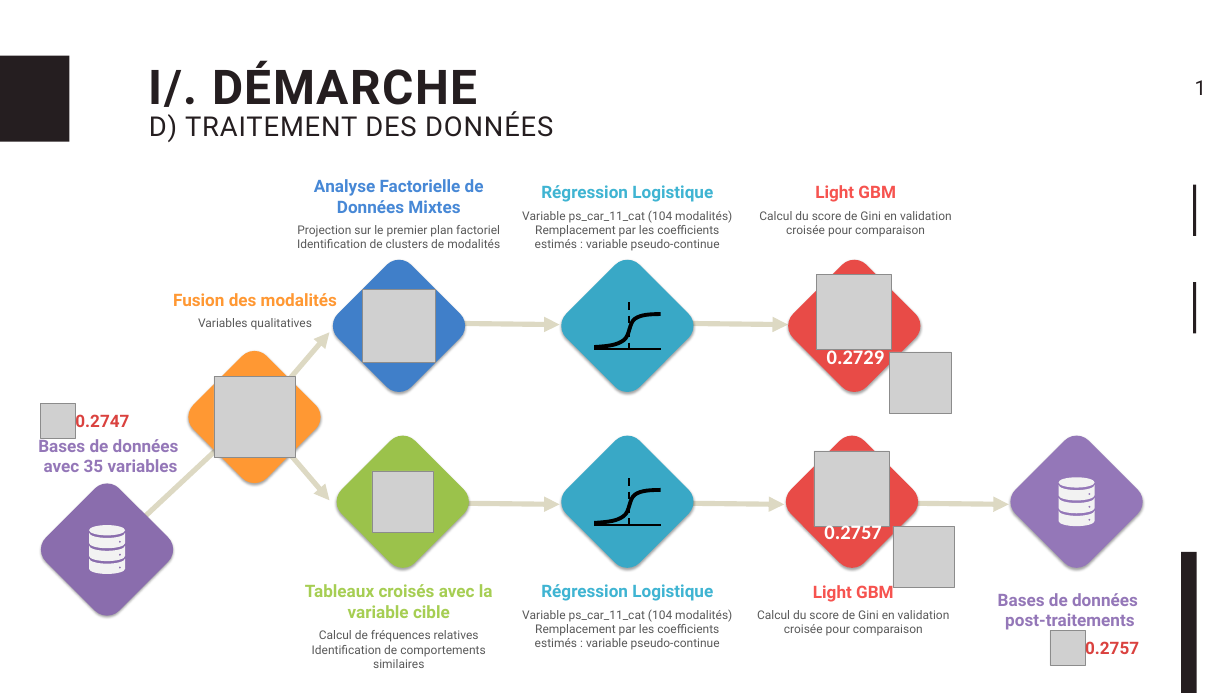
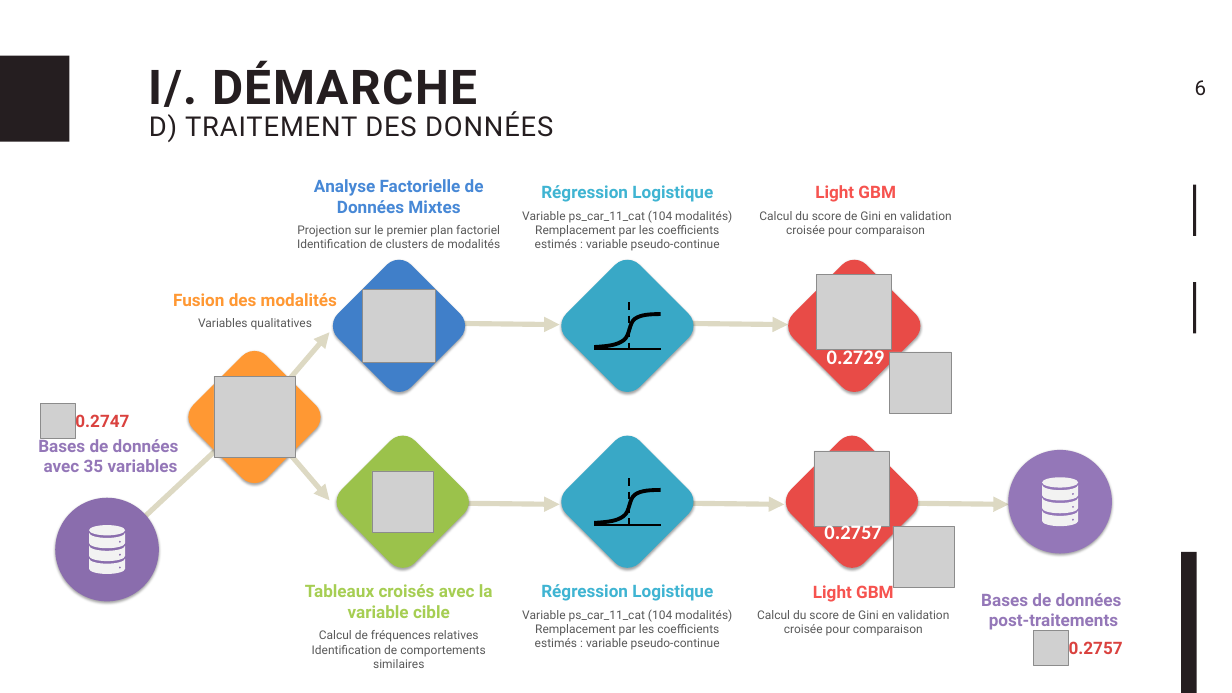
Before and after one commit to Psqrt/projet_ml, a slide deck: slide 7 of presentation/projet_ml.pptx. Drawn at 1232x693 pixels with LibreOffice and Linux fonts; fonts in the diff are those of the drawing; grey boxes stand for pictures. Boxes give left, top, right and bottom in pixels: in the first picture for what was removed or moved away, otherwise in the second. Text is boxed around its words. In the diff, an @@ line names an element or a change of style, - is before the commit and + after.

```diff
--- a/presentation/projet_ml.pptx
+++ b/presentation/projet_ml.pptx
@@ text at <box>1195,80,1207,95</box>: text changed @@
-1
+6
@@ 4 freeform shapes, 2 texts, 1 picture, 1 ellipse: place and size @@
-4 freeform shapes, 2 texts, 1 picture, 1 ellipse at <box>998,428,1150,666</box>
+4 freeform shapes, 2 texts, 1 picture, 1 ellipse at <box>981,428,1133,666</box>
@@ ellipse at <box>987,428,1133,575</box>: rounded rectangle to ellipse @@
@@ ellipse at <box>34,476,180,623</box>: rounded rectangle to ellipse @@
```
Also in this commit, not shown: 6 other slides changed, 4 slides added, 1 slide removed, 3 other files.
